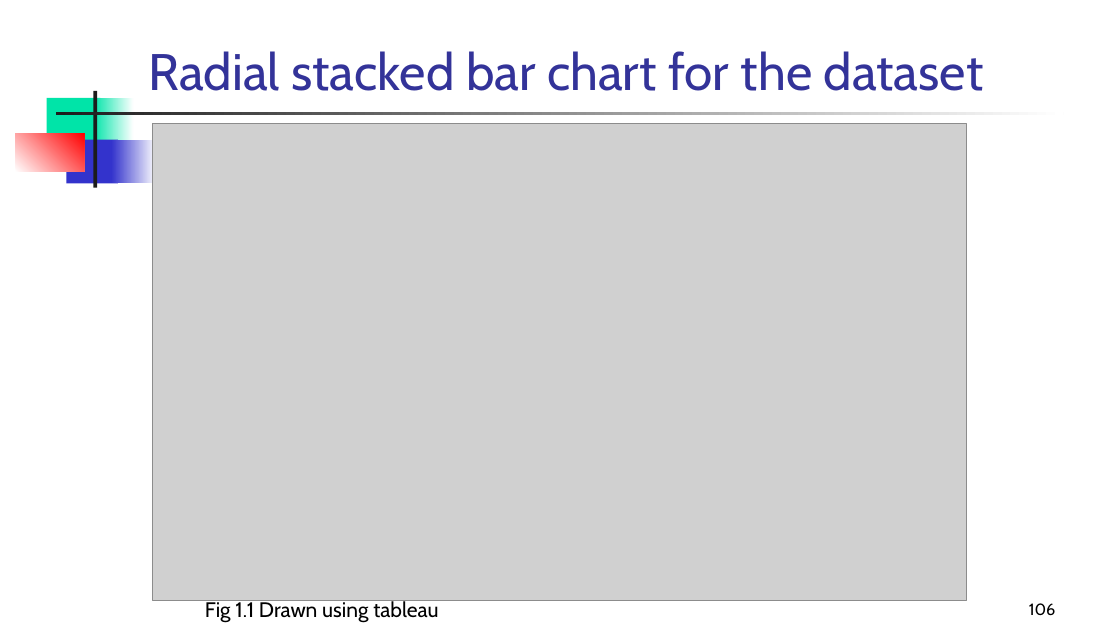
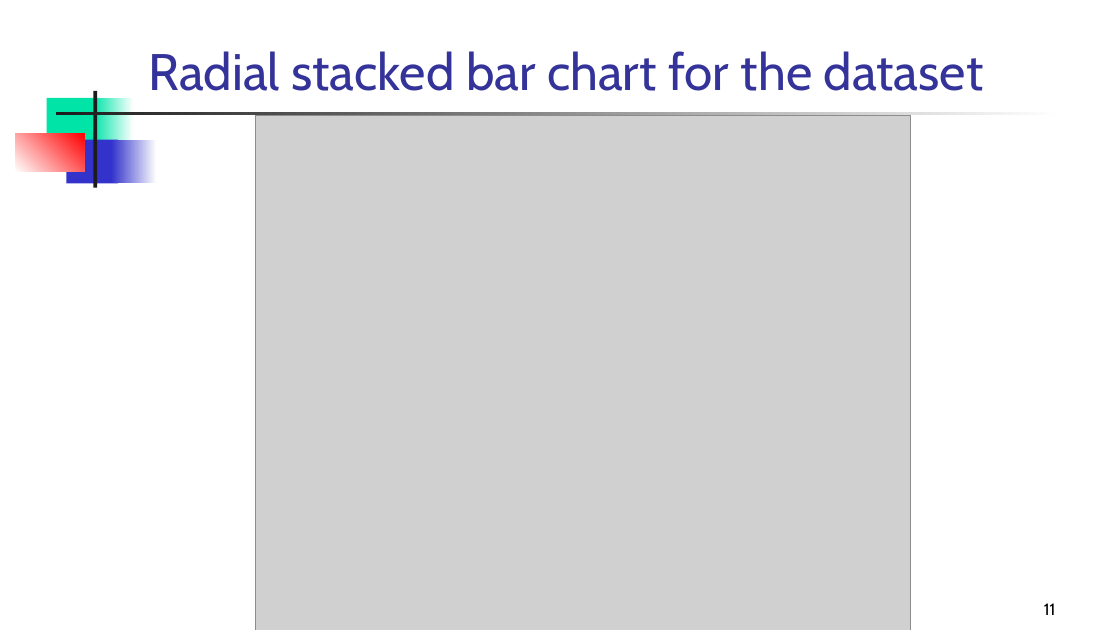
Before and after one commit to SanthoshKumarThadka/Thadka_Tableau, a slide deck: slide 11 of Thadka_Tableau.pptx (slide 10 before the commit). Drawn at 1120x630 pixels with LibreOffice and Linux fonts; fonts in the diff are those of the drawing; grey boxes stand for pictures. Boxes give left, top, right and bottom in pixels: in the first picture for what was removed or moved away, otherwise in the second. Text is boxed around its words. In the diff, an @@ line names an element or a change of style, - is before the commit and + after.

```diff
--- a/Thadka_Tableau.pptx
+++ b/Thadka_Tableau.pptx
@@ picture resized from (x1=153, y1=124, x2=966, y2=601) to (x1=256, y1=116, x2=912, y2=630) @@
@@ text removed at (x1=205, y1=599, x2=438, y2=623) @@
-Fig 1.1 Drawn using tableau
@@ page number at (x1=1044, y1=603, x2=1056, y2=615): text changed @@
-106
+11
```
Also in this commit, not shown: 3 other slides changed, 1 slide added, 1 other file.
